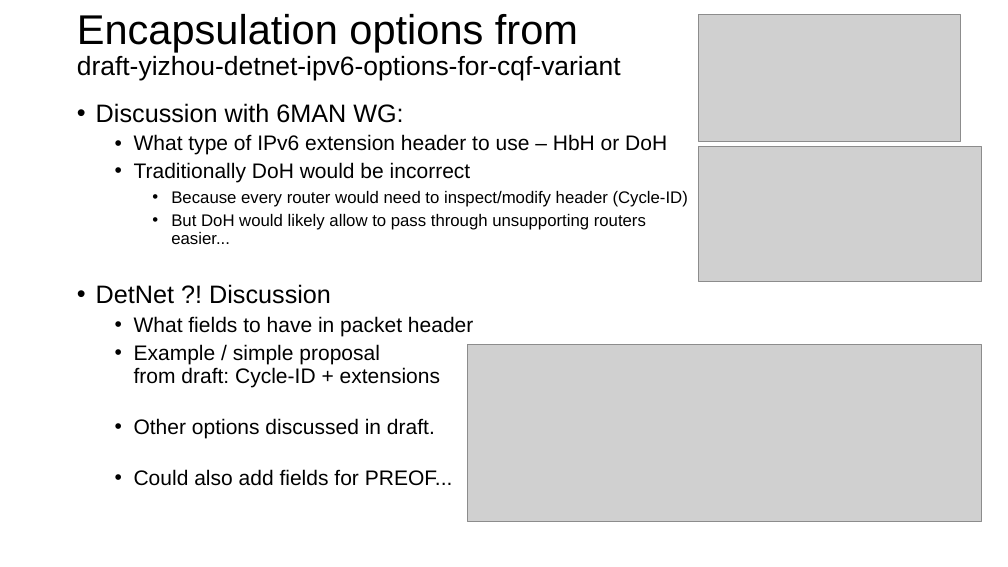
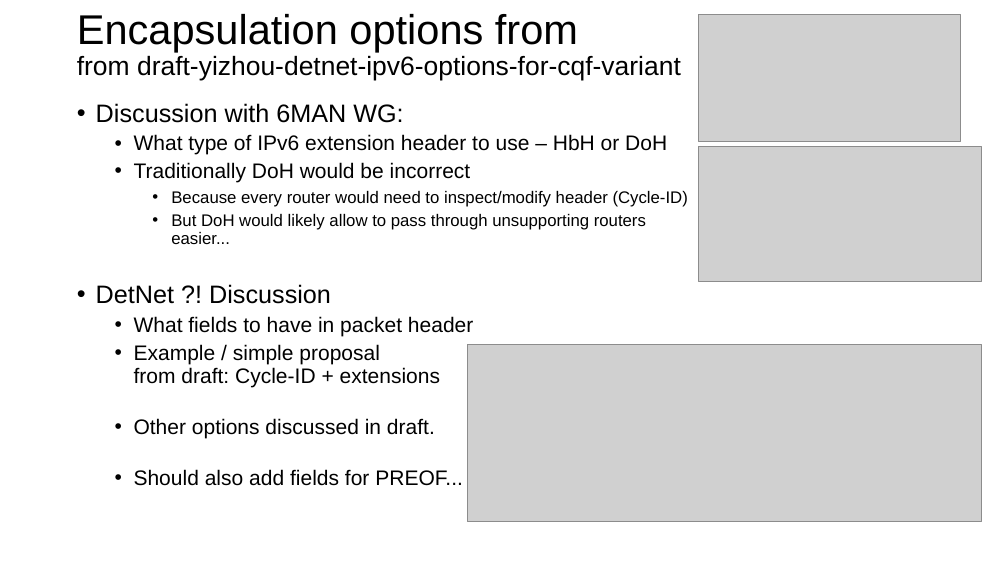
Before and after one commit to toerless/detnet, a slide deck: slide 30 of tcqf-slides.pptx (slide 14 before the commit). Drawn at 1008x567 pixels with LibreOffice and Linux fonts; fonts in the diff are those of the drawing; grey boxes stand for pictures. Boxes give left, top, right and bottom in pixels: in the first picture for what was removed or moved away, otherwise in the second. Text is boxed around its words. In the diff, an @@ line names an element or a change of style, - is before the commit and + after.

```diff
--- a/tcqf-slides.pptx
+++ b/tcqf-slides.pptx
@@ title at (77,14,681,81): text changed @@
-Encapsulation options from
-draft-yizhou-detnet-ipv6-options-for-cqf-variant
+Encapsulation options from
+from draft-yizhou-detnet-ipv6-options-for-cqf-variant
@@ text at (134,469,463,486): text changed @@
-  • Could also add fields for PREOF...
+  • Should also add fields for PREOF...
```
Also in this commit, not shown: 5 other slides changed, 22 slides added, 3 slides removed.
